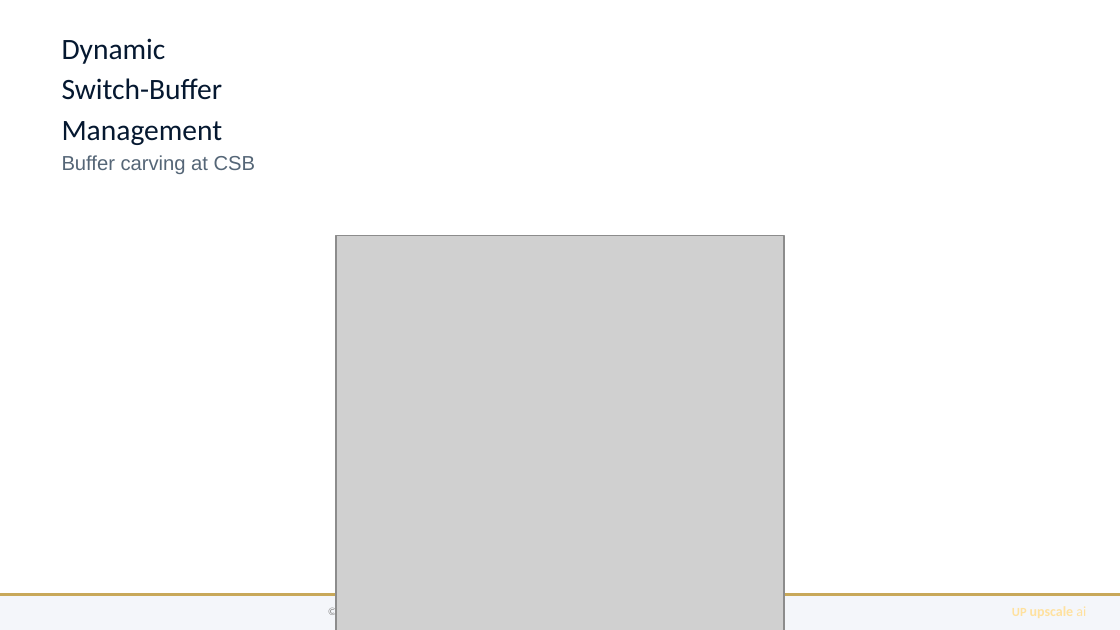
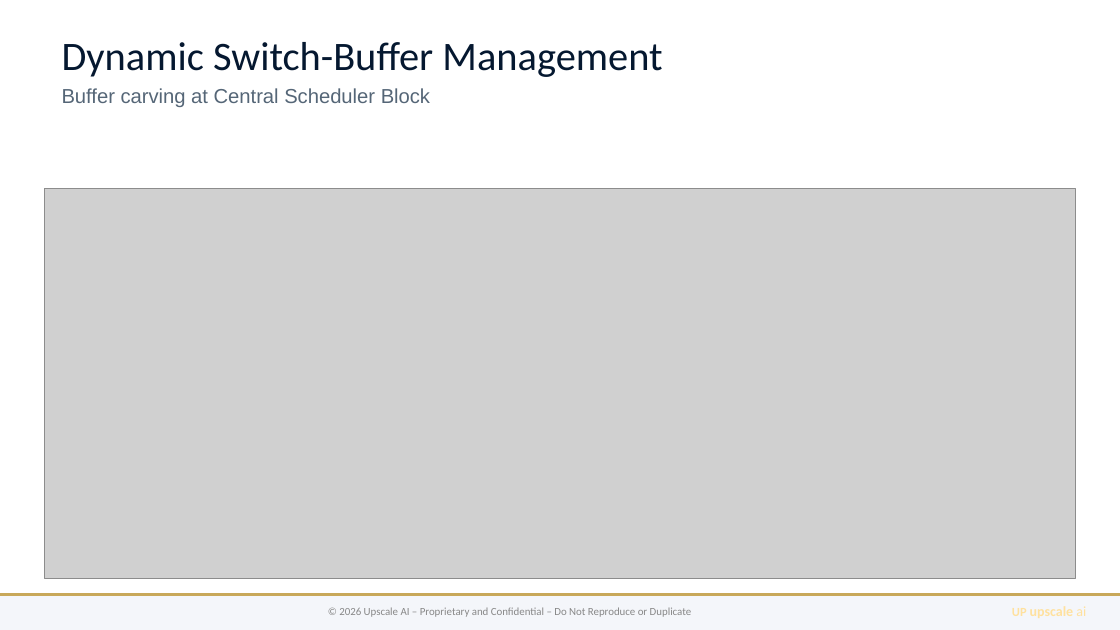
Before and after one commit to upscale-ai-network/agent-template, a slide deck: slide 2 of dt100/manager-arch-vision-a3.pptx. Drawn at 1120x630 pixels with LibreOffice and Linux fonts; fonts in the diff are those of the drawing; grey boxes stand for pictures. Boxes give left, top, right and bottom in pixels: in the first picture for what was removed or moved away, otherwise in the second. Text is boxed around its words. In the diff, an @@ line names an element or a change of style, - is before the commit and + after.

```diff
--- a/dt100/manager-arch-vision-a3.pptx
+++ b/dt100/manager-arch-vision-a3.pptx
@@ text at (62, 42, 662, 107): text changed; size 19 to 13 pt; font Calibri to Arial; text colour #051830 to #556677 @@
-Dynamic
-Switch-Buffer
-Management
-Buffer carving at CSB
+Dynamic Switch-Buffer Management
+Buffer carving at Central Scheduler Block
@@ picture: place and size @@
-picture at (336, 235, 784, 630)
+picture at (45, 188, 1075, 578)
@@ text added at (339, 607, 692, 617), 7 pt, text #888888 @@
+© 2026 Upscale AI – Proprietary and Confidential – Do Not Reproduce or Duplicate
```
Also in this commit, not shown: 3 other slides changed, 28 other files.
